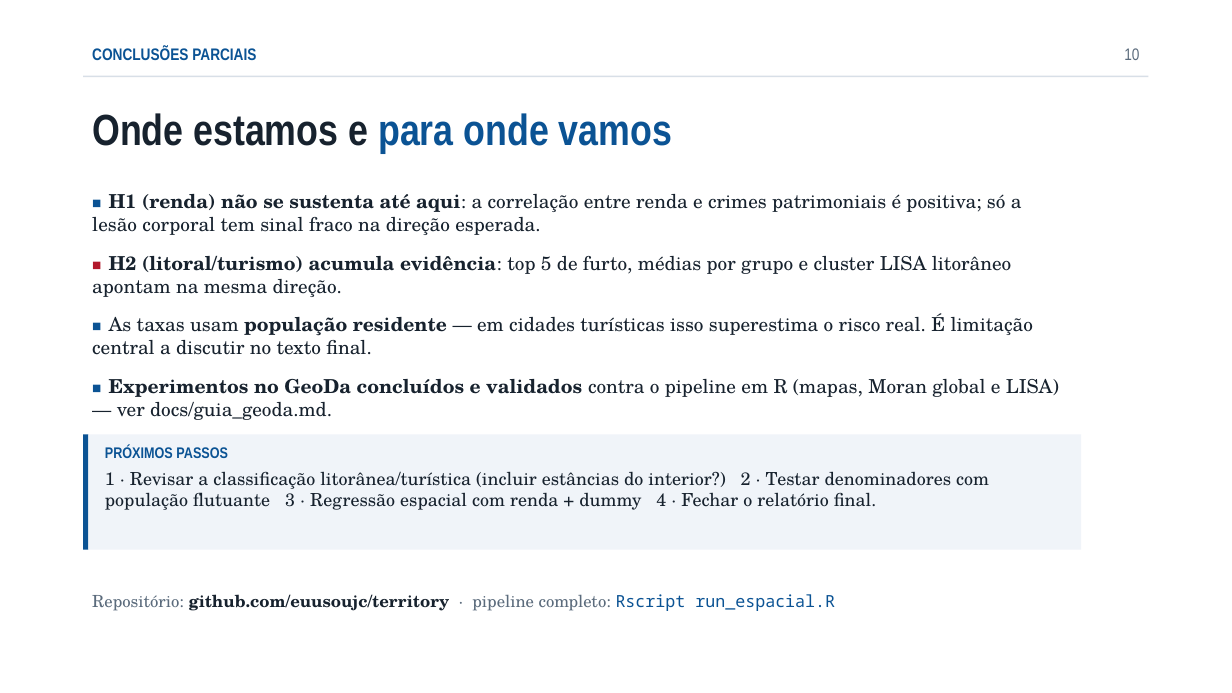
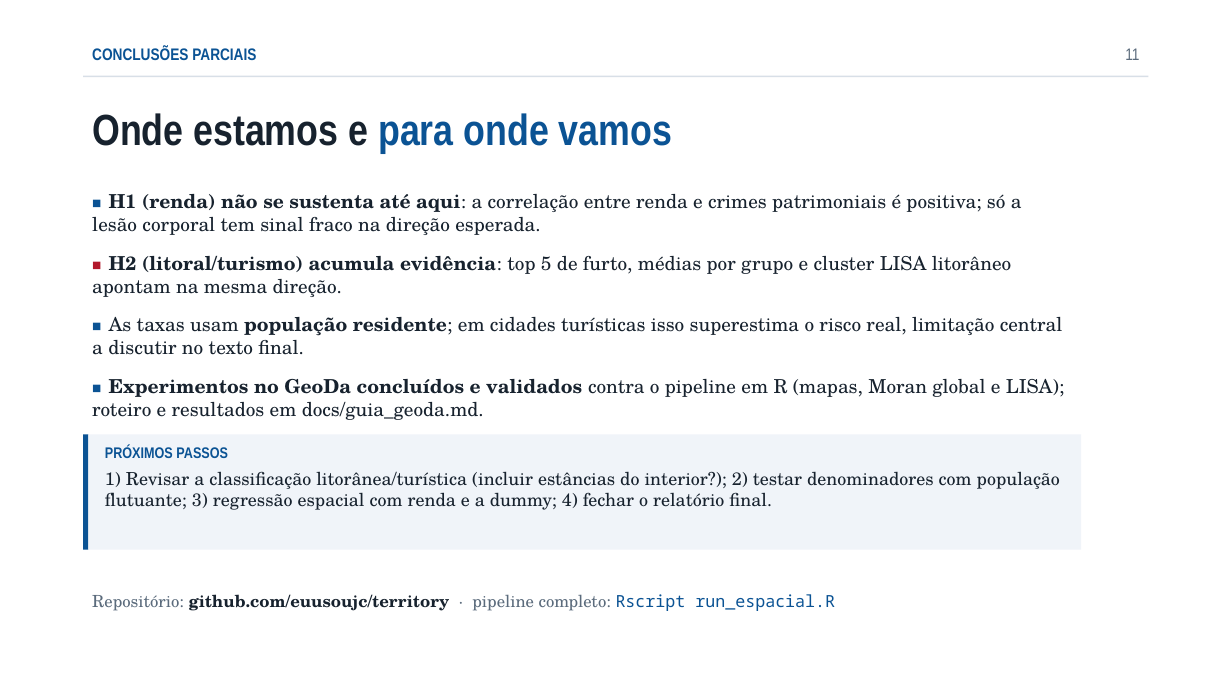
Before and after one commit to euusoujc/territory, a slide deck: slide 11 of slides/apresentacao.pptx (slide 10 before the commit). Drawn at 1232x693 pixels with LibreOffice and Linux fonts; fonts in the diff are those of the drawing. Boxes give left, top, right and bottom in pixels: in the first picture for what was removed or moved away, otherwise in the second. Text is boxed around its words. In the diff, an @@ line names an element or a change of style, - is before the commit and + after.

Commit message:
feat: prints do GeoDa no repo e slide de validação na apresentação
- docs/geoda_prints/: 22 prints do experimento com nomes descritivos
  (mapas do passo 1, matriz de pesos, Moran, randomization e LISA)
- guia_geoda.md referencia os prints e avisa da compressão do WhatsApp
- slide novo 'Validação: GeoDa' com o diagrama de Moran e o LISA do roubo
- revisão de estilo nos textos dos slides (sem travessões e setas)

```diff
--- a/slides/apresentacao.pptx
+++ b/slides/apresentacao.pptx
@@ text at <box>1125,48,1139,60</box>: text changed @@
-10
+11
@@ text at <box>92,317,1064,420</box>: text changed @@
-■ As taxas usam população residente — em cidades turísticas isso superestima o risco real. É limitação central a discutir no texto final.
-■ Experimentos no GeoDa concluídos e validados contra o pipeline em R (mapas, Moran global e LISA) — ver docs/guia_geoda.md.
+■ As taxas usam população residente; em cidades turísticas isso superestima o risco real, limitação central a discutir no texto final.
+■ Experimentos no GeoDa concluídos e validados contra o pipeline em R (mapas, Moran global e LISA); roteiro e resultados em docs/guia_geoda.md.
@@ text in rectangle at <box>105,471,1060,510</box>: text changed @@
-1 · Revisar a classificação litorânea/turística (incluir estâncias do interior?) 2 · Testar denominadores com população flutuante 3 · Regressão espacial com renda + dummy 4 · Fechar o relatório final.
+1) Revisar a classificação litorânea/turística (incluir estâncias do interior?); 2) testar denominadores com população flutuante; 3) regressão espacial com renda e a dummy; 4) fechar o relatório final.
```
Also in this commit, not shown: 9 other slides changed, 1 slide added, 25 other files.
